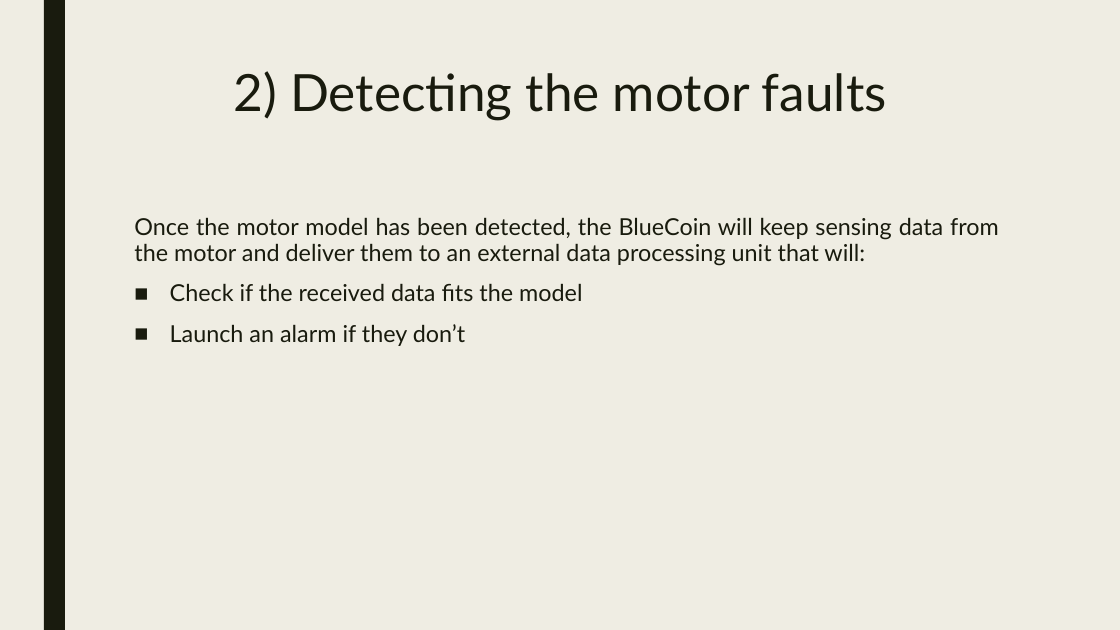
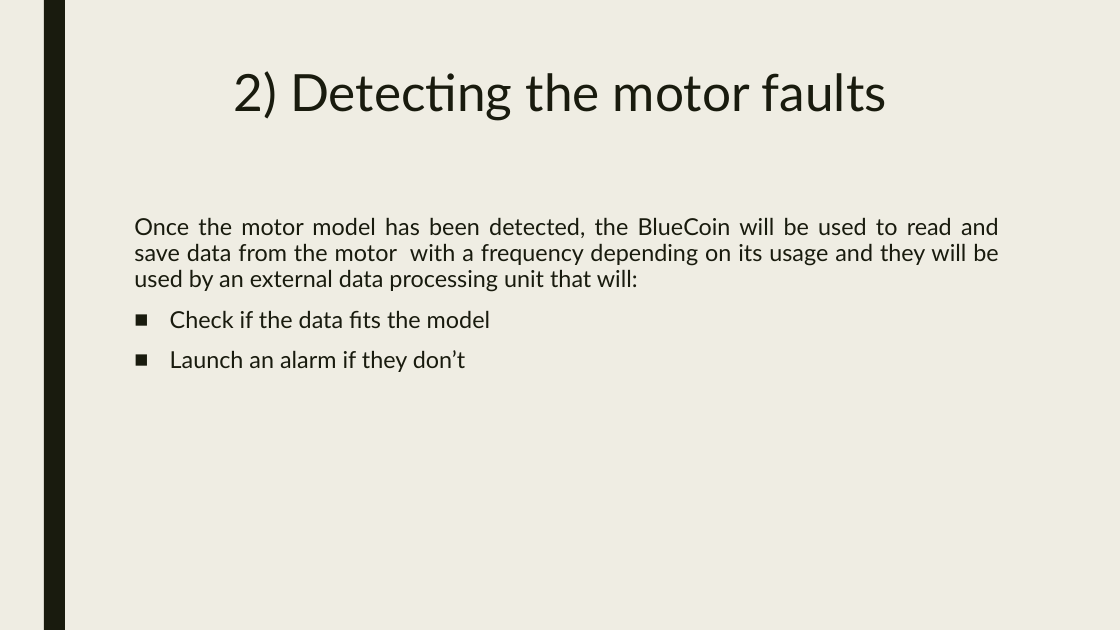
Before and after one commit to urzino/FanMonitoringBlueCoin, a slide deck: slide 7 of Pervasive_presentation_Milestone1_group8.pptx. Drawn at 1120x630 pixels with LibreOffice and Linux fonts; fonts in the diff are those of the drawing. Boxes give left, top, right and bottom in pixels: in the first picture for what was removed or moved away, otherwise in the second. Text is boxed around its words. In the diff, an @@ line names an element or a change of style, - is before the commit and + after.

```diff
--- a/Pervasive_presentation_Milestone1_group8.pptx
+++ b/Pervasive_presentation_Milestone1_group8.pptx
@@ text at [134,217,999,328]: text changed @@
-Once the motor model has been detected, the BlueCoin will keep sensing data from the motor and deliver them to an external data processing unit that will:
-■ Check if the received data fits the model
+Once the motor model has been detected, the BlueCoin will be used to read and save data from the motor with a frequency depending on its usage and they will be used by an external data processing unit that will:
+■ Check if the data fits the model
```
Also in this commit, not shown: 7 other slides changed, 8 slides added, 1 slide removed, 1 other file.
